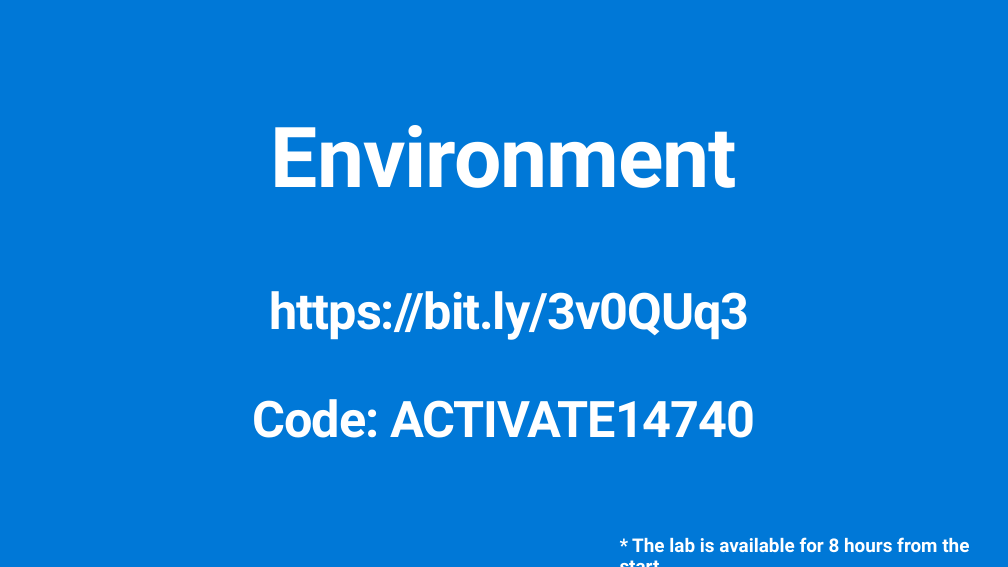
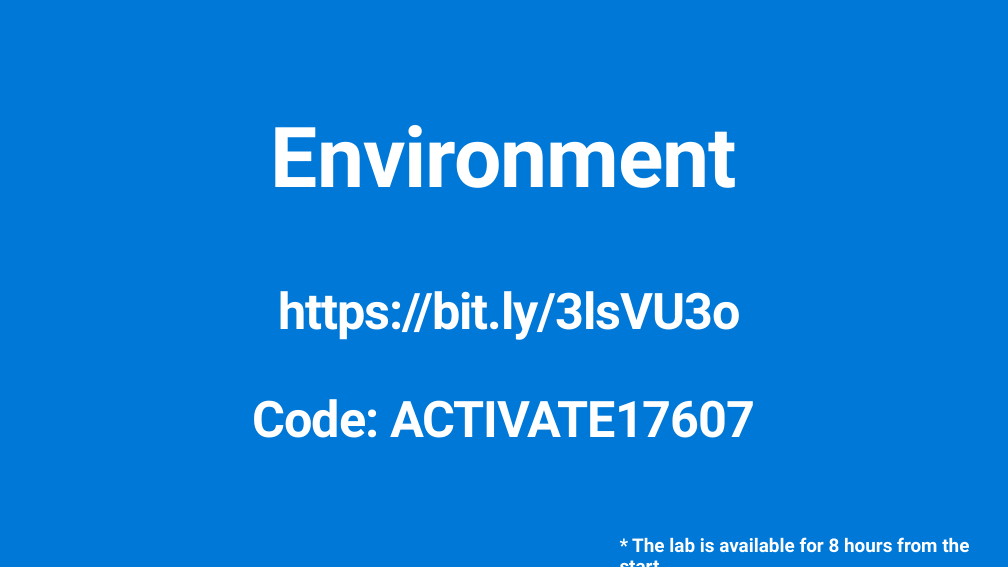
Before and after one commit to ActiveSolution/aiw-cloud-native, a slide deck: slide 35 of AIW Cloud Native.pptx. Drawn at 1008x567 pixels with LibreOffice and Linux fonts; fonts in the diff are those of the drawing. Boxes give left, top, right and bottom in pixels: in the first picture for what was removed or moved away, otherwise in the second. Text is boxed around its words. In the diff, an @@ line names an element or a change of style, - is before the commit and + after.

```diff
--- a/AIW Cloud Native.pptx
+++ b/AIW Cloud Native.pptx
@@ title at [253,125,755,438]: text changed @@
-Environment
-https://bit.ly/3v0QUq3
-Code: ACTIVATE14740
+Environment
+https://bit.ly/3lsVU3o
+Code: ACTIVATE17607
```
Also in this commit, not shown: 6 other slides changed, 3 slides added, 1 slide removed.
